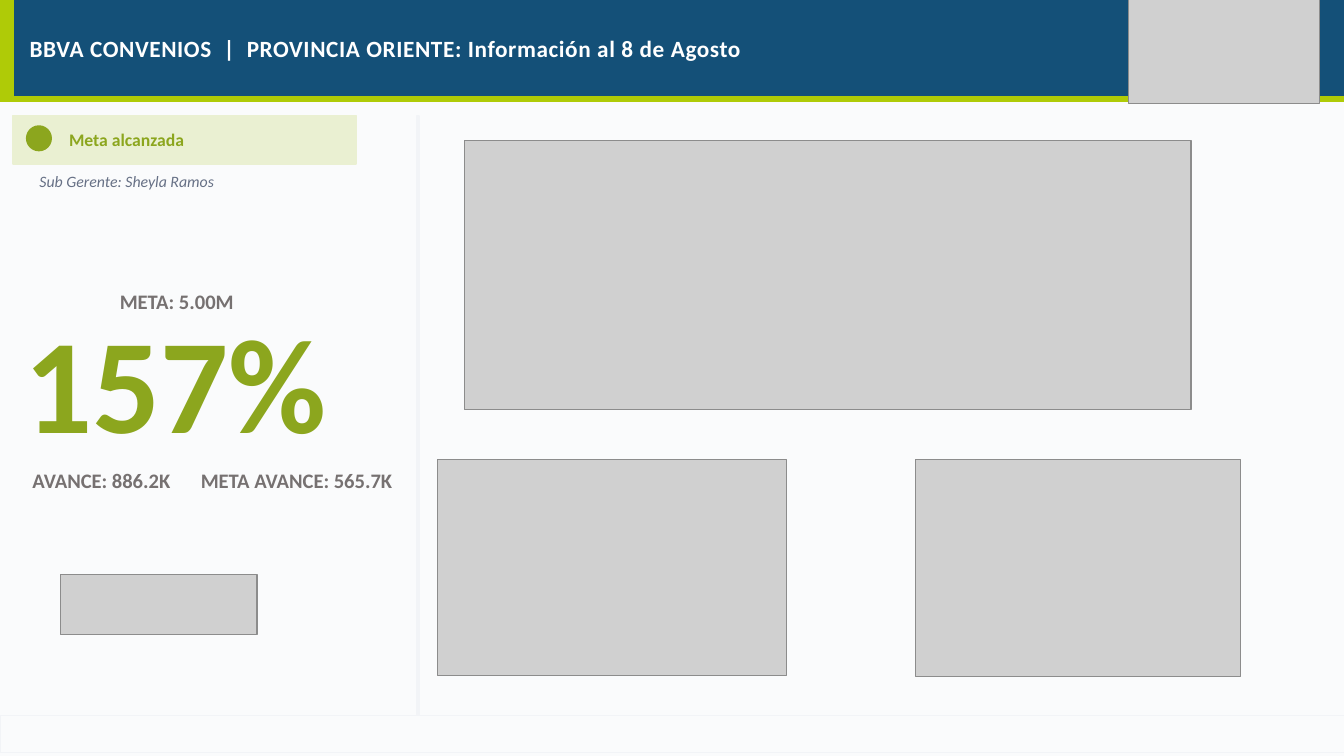
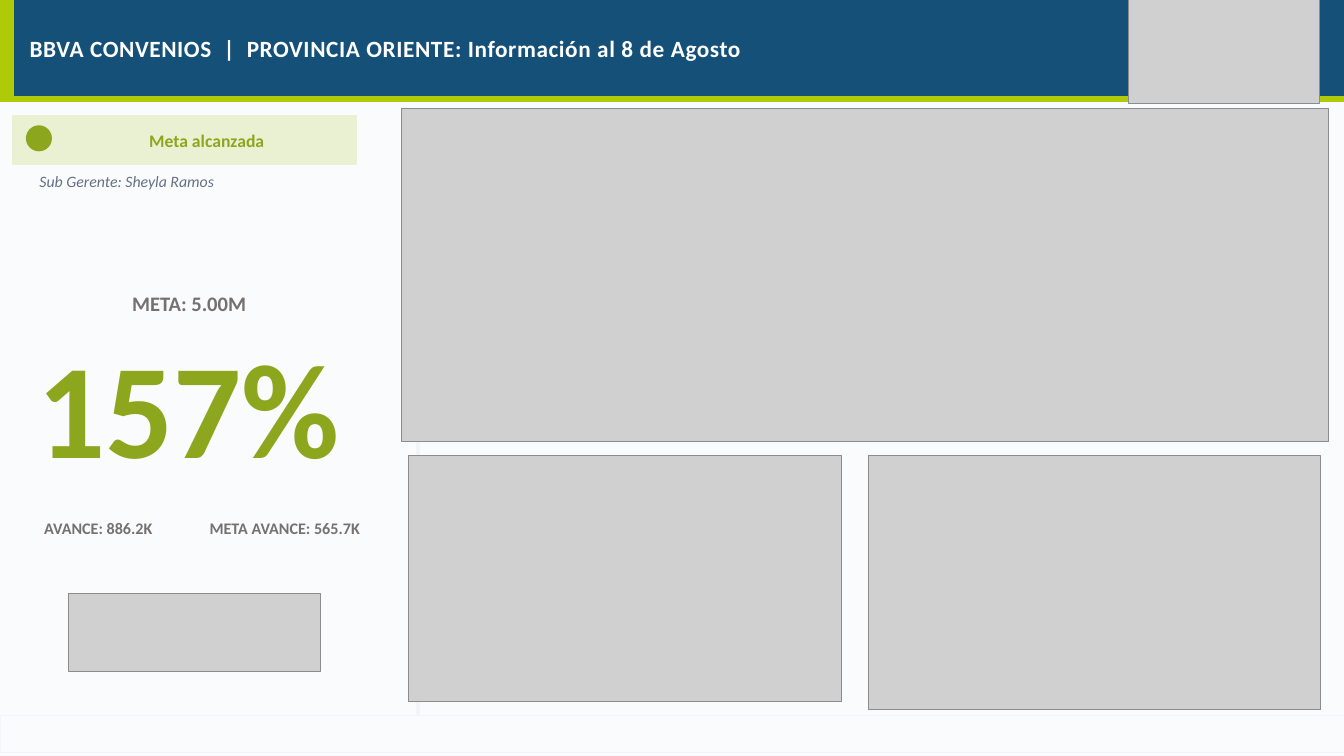
Before and after one commit to piere0405/streamlit_app, a slide deck: slide 19 of plantilla_campanias.pptx. Drawn at 1344x756 pixels with LibreOffice and Linux fonts; fonts in the diff are those of the drawing; grey boxes stand for pictures. Boxes give left, top, right and bottom in pixels: in the first picture for what was removed or moved away, otherwise in the second. Text is boxed around its words. In the diff, an @@ line names an element or a change of style, - is before the commit and + after.

```diff
--- a/plantilla_campanias.pptx
+++ b/plantilla_campanias.pptx
@@ text "Meta alcanzada" at [149, 134, 264, 147]: alignment left to centre @@
@@ picture: place and size @@
-picture at [464, 140, 1191, 409]
+picture at [401, 109, 1329, 442]
@@ text "META: 5.00M": place and size @@
-text "META: 5.00M" at [120, 295, 234, 309]
+text "META: 5.00M" at [132, 297, 246, 311]
@@ text "157%" at [38, 365, 340, 459]: alignment left to centre @@
@@ text "157%": place and size @@
-text "157%" at [24, 340, 326, 434]
+text "157%" at [38, 365, 340, 459]
@@ picture: place and size @@
-picture at [438, 460, 786, 677]
+picture at [408, 456, 842, 702]
@@ picture: place and size @@
-picture at [915, 460, 1240, 677]
+picture at [869, 456, 1321, 710]
@@ text "AVANCE: 886.2K": place and size @@
-text "AVANCE: 886.2K" at [32, 474, 170, 488]
+text "AVANCE: 886.2K" at [44, 523, 153, 534]
@@ text "AVANCE: 886.2K" at [44, 523, 153, 534]: size 14.7 to 11.5 pt @@
@@ text "META AVANCE: 565.7K" at [210, 523, 360, 534]: size 14.7 to 11.5 pt @@
@@ text "META AVANCE: 565.7K": place and size @@
-text "META AVANCE: 565.7K" at [201, 474, 392, 488]
+text "META AVANCE: 565.7K" at [210, 523, 360, 534]
@@ picture: place and size @@
-picture at [60, 575, 257, 635]
+picture at [69, 594, 321, 671]
```
Also in this commit, not shown: 37 other slides changed, 1 other file.
